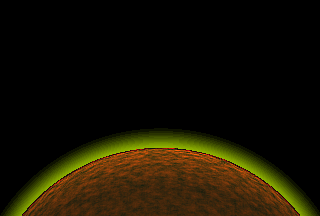
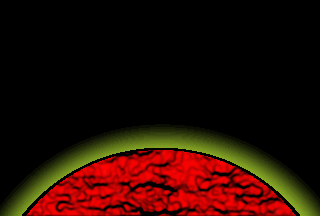
Layer changes from the first w=320, h=216 image to the second:
added layer "sphere copy" above "sphere" over left=22, top=148, right=300, bottom=216
painted on "sphere", masked it over left=22, top=148, right=300, bottom=216
renamed "Layer" to "halo", painted on it over left=0, top=124, right=320, bottom=216
